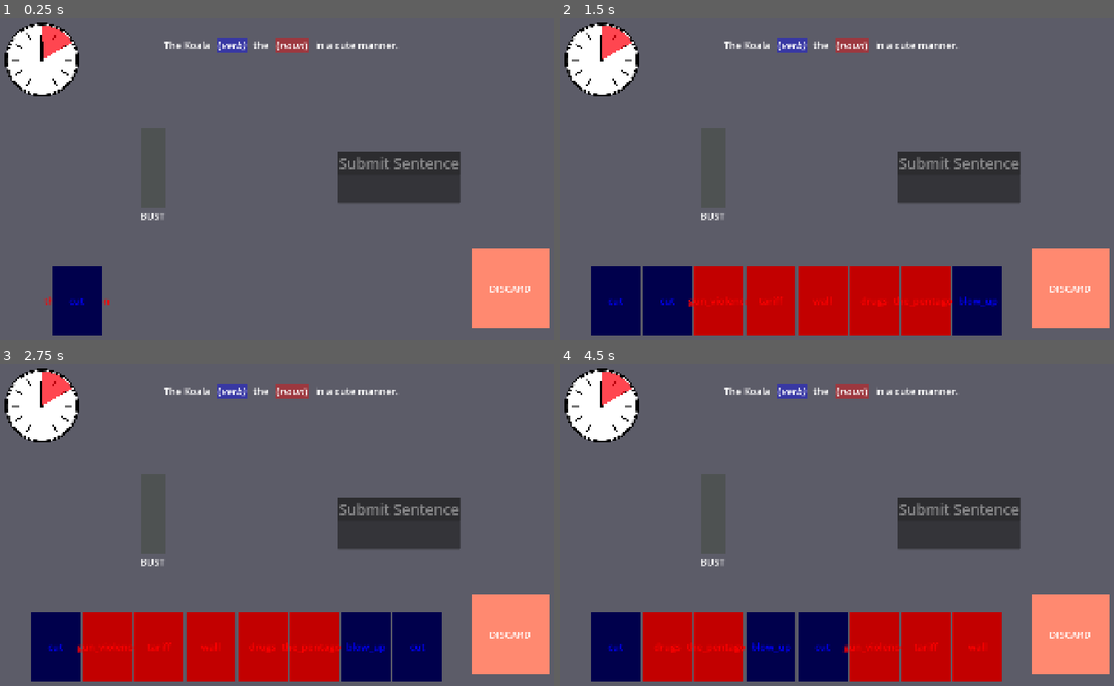
Above: before the commit, frames 1-4 (two rows, left to right).
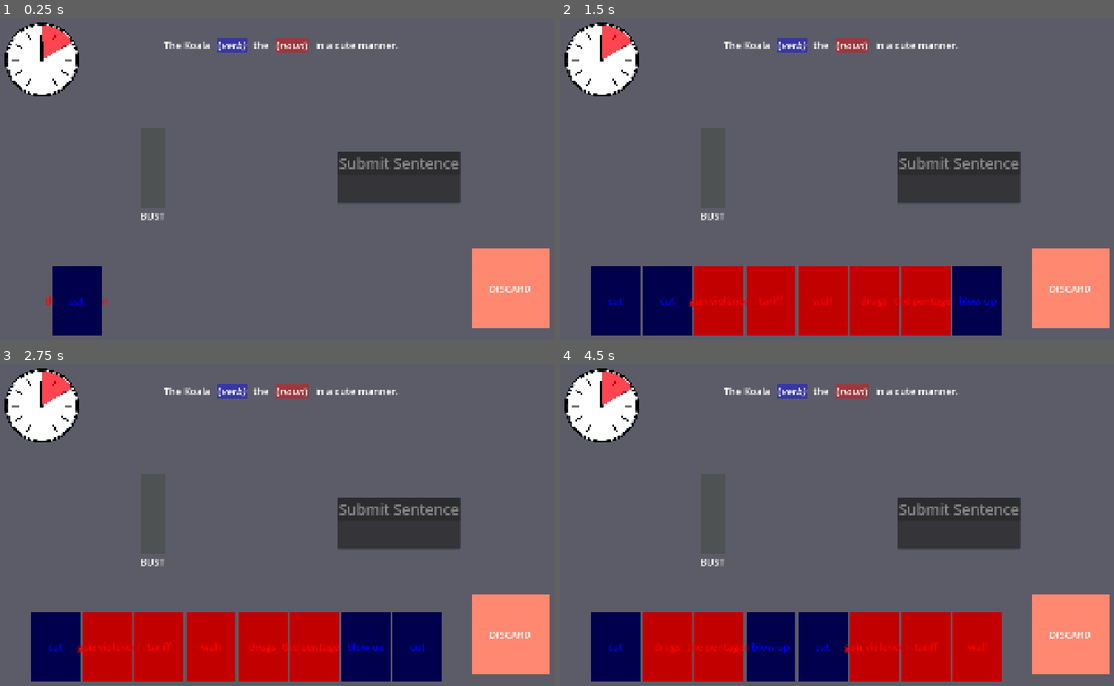
Above: after the commit, the same moments.

Repository: my-koala/PhilBuster
Game: Godot game, scene res://assets/main.tscn
The game is run twice, just before and just after one commit, with the same random seed, the same clock (stepped at 60 frames per second) and the same inputs.
Inputs (mouse positions are in pixels of both pictures, inside the frame that each line leads up to):
- Up to frame 1 (0.25 s): no input
- Up to frame 2 (1.5 s): click (792, 43) at 0.52 s; click "the_pentagon" (after the commit: "the pentagon") at 1.25 s
- Up to frame 3 (2.75 s): click "cut" at 2 s
- Up to frame 4 (4.5 s): click (665, 647) at 2.75 s, where only the run before the commit has a clickable "gun_violence"; click "tariff" at 3.5 s; click "wall" at 4.25 s

The runs differ from the first frame. In frame 1, less than 0.1% of the frame differs, in the area x 7-20%, y 86-90%; in frame 2, 0.2%; in frame 3, 0.2%; in frame 4, 0.3%, in the area x 22-62%, y 86-90%.

Commit message:
Fixed underscores being read in card word

Diff:
--- a/scripts/card/card_info.gd
+++ b/scripts/card/card_info.gd
@@ -8,4 +8,4 @@
 var rarity: int = 0
 
 func get_word() -> String:
-	return resource_path.get_file().get_basename()
+	return resource_path.get_file().get_basename().replace("_", " ")
